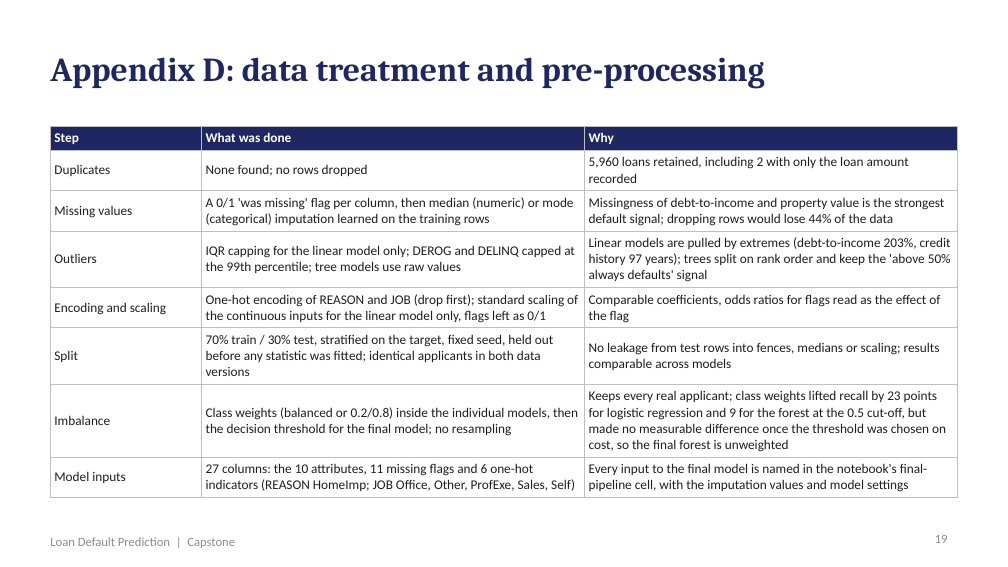
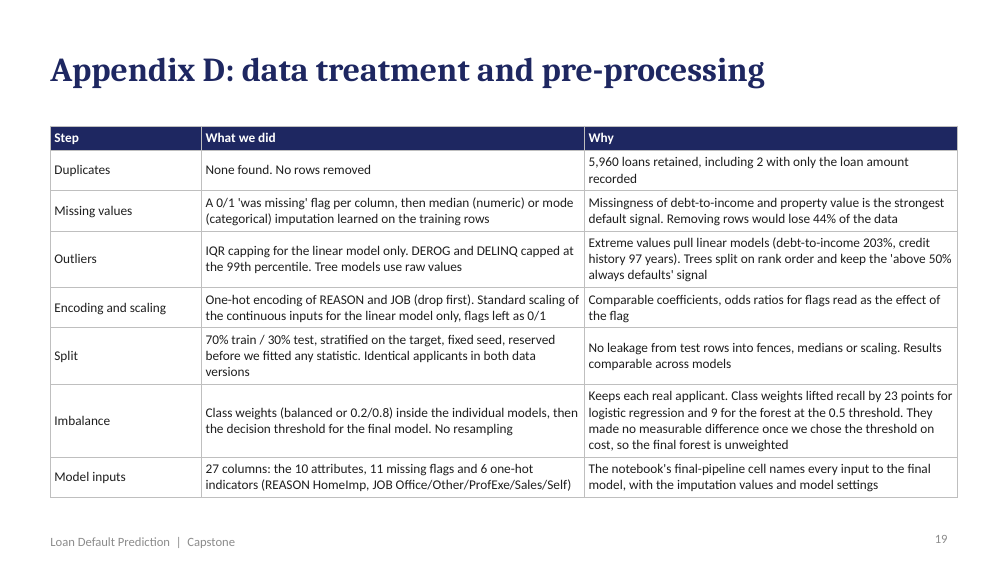
Before and after one commit to shubham1891/Personal-code, a slide deck: slide 19 of presentation/Loan_Default_Prediction_Presentation.pptx. Drawn at 1008x567 pixels with LibreOffice and Linux fonts; fonts in the diff are those of the drawing. Boxes give left, top, right and bottom in pixels: in the first picture for what was removed or moved away, otherwise in the second. Text is boxed around its words. In the diff, an @@ line names an element or a change of style, - is before the commit and + after.

```diff
--- a/presentation/Loan_Default_Prediction_Presentation.pptx
+++ b/presentation/Loan_Default_Prediction_Presentation.pptx
@@ table at [50,126,958,496] @@
-row 1, column 2: What was done
+row 1, column 2: What we did
-row 2, column 2: None found; no rows dropped
+row 2, column 2: None found. No rows removed
-row 3, column 3: Missingness of debt-to-income and property value is the strongest default signal; dropping rows would lose 44% of the data
+row 3, column 3: Missingness of debt-to-income and property value is the strongest default signal. Removing rows would lose 44% of the data
-row 4, column 2: IQR capping for the linear model only; DEROG and DELINQ capped at the 99th percentile; tree models use raw values
+row 4, column 2: IQR capping for the linear model only. DEROG and DELINQ capped at the 99th percentile. Tree models use raw values
-row 4, column 3: Linear models are pulled by extremes (debt-to-income 203%, credit history 97 years); trees split on rank order and keep the 'above 50% always defaults' signal
+row 4, column 3: Extreme values pull linear models (debt-to-income 203%, credit history 97 years). Trees split on rank order and keep the 'above 50% always defaults' signal
-row 5, column 2: One-hot encoding of REASON and JOB (drop first); standard scaling of the continuous inputs for the linear model only, flags left as 0/1
+row 5, column 2: One-hot encoding of REASON and JOB (drop first). Standard scaling of the continuous inputs for the linear model only, flags left as 0/1
-row 6, column 2: 70% train / 30% test, stratified on the target, fixed seed, held out before any statistic was fitted; identical applicants in both data versions
+row 6, column 2: 70% train / 30% test, stratified on the target, fixed seed, reserved before we fitted any statistic. Identical applicants in both data versions
-row 6, column 3: No leakage from test rows into fences, medians or scaling; results comparable across models
+row 6, column 3: No leakage from test rows into fences, medians or scaling. Results comparable across models
-row 7, column 2: Class weights (balanced or 0.2/0.8) inside the individual models, then the decision threshold for the final model; no resampling
+row 7, column 2: Class weights (balanced or 0.2/0.8) inside the individual models, then the decision threshold for the final model. No resampling
-row 7, column 3: Keeps every real applicant; class weights lifted recall by 23 points for logistic regression and 9 for the forest at the 0.5 cut-off, but made no measurable difference once the threshold was chosen on cost, so the final forest is unweighted
+row 7, column 3: Keeps each real applicant. Class weights lifted recall by 23 points for logistic regression and 9 for the forest at the 0.5 threshold. They made no measurable difference once we chose the threshold on cost, so the final forest is unweighted
-row 8, column 2: 27 columns: the 10 attributes, 11 missing flags and 6 one-hot indicators (REASON HomeImp; JOB Office, Other, ProfExe, Sales, Self)
+row 8, column 2: 27 columns: the 10 attributes, 11 missing flags and 6 one-hot indicators (REASON HomeImp, JOB Office/Other/ProfExe/Sales/Self)
-row 8, column 3: Every input to the final model is named in the notebook's final-pipeline cell, with the imputation values and model settings
+row 8, column 3: The notebook's final-pipeline cell names every input to the final model, with the imputation values and model settings
```
Also in this commit, not shown: 18 other slides changed, 5 other files.
